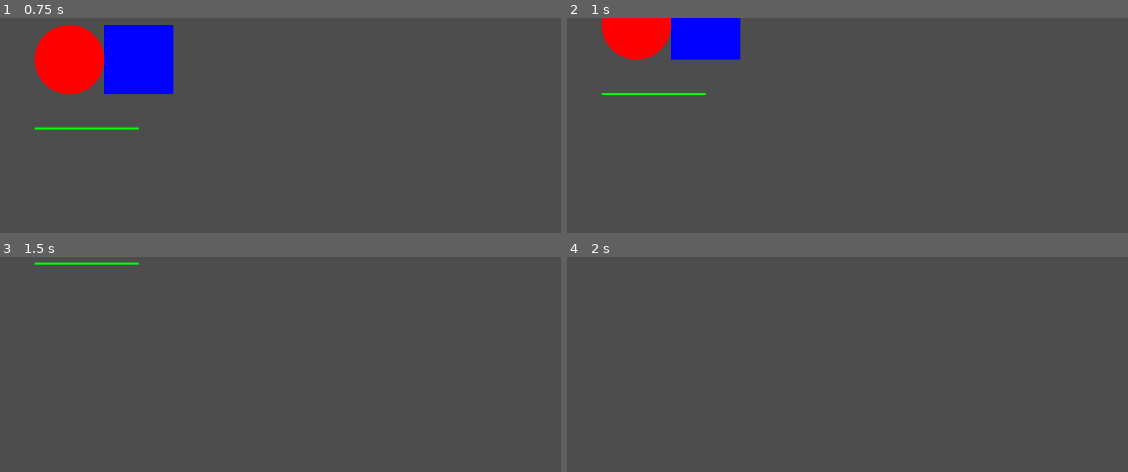
Above: before the commit, frames 1-4 (two rows, left to right).
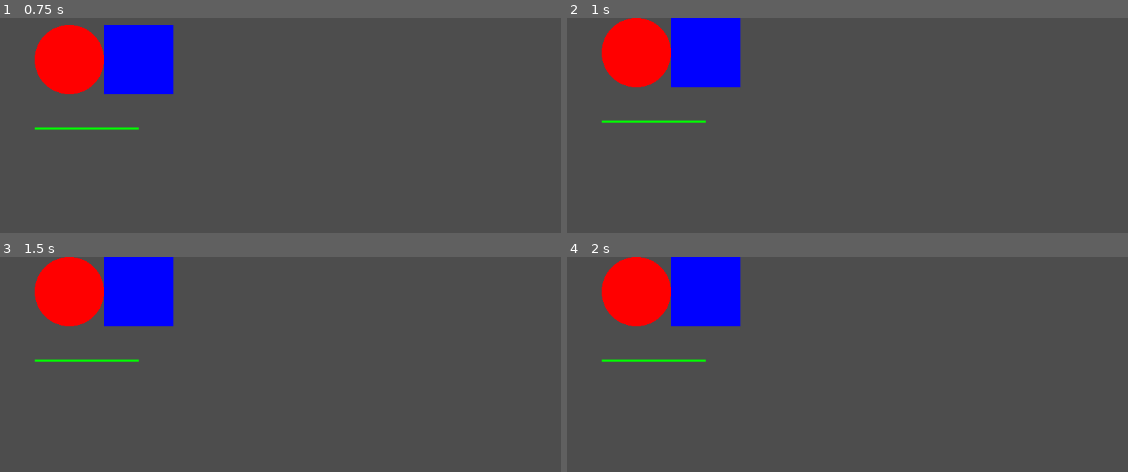
Above: after the commit, the same moments.

Repository: hellobroman/firstGojotProject
Game: Godot game, scene res://node_2d.tscn
The game is run twice, just before and just after one commit, with the same random seed, the same clock (stepped at 60 frames per second) and the same inputs.
Inputs:
- Up to frame 1 (0.75 s): tap Enter at 0.5 s; hold Up (ui_up) from 0.53 s (still down)
- Up to frame 2 (1 s): keep holding Up (ui_up)
- Up to frame 3 (1.5 s): keep holding Up (ui_up)
- Up to frame 4 (2 s): keep holding Up (ui_up)

Frame 1 is identical in both runs. In frame 2, 4.1% of the frame differs, in the area x 6-32%, y 0-49%; in frame 3, 7.6%; in frame 4, 7.5%.

Commit message:
add bounds

Diff:
--- a/node_2d.gd
+++ b/node_2d.gd
@@ -1,20 +1,19 @@
-extends Node2D
-var delta = 1
+extends CharacterBody2D
+var bounds = Rect2(-50, -50, 950, 495)  # x, y, width, height (screen or level area)
 const SPEED = 200
 func _draw():
 	draw_circle(Vector2(100, 100), 50, Color.RED)
 	draw_rect(Rect2(150, 50, 100, 100), Color.BLUE)
 	draw_line(Vector2(50, 200), Vector2(200, 200), Color.GREEN, 3)
-func _process(delta):
-	var direction = Vector2.ZERO
+func _physics_process(delta):
+	var input_vector = Vector2(
+		Input.get_action_strength("ui_right") - Input.get_action_strength("ui_left"),
+		Input.get_action_strength("ui_down") - Input.get_action_strength("ui_up")
+	).normalized()
 
-	if Input.is_action_pressed("ui_up"):
-		direction.y -= 1
-	if Input.is_action_pressed("ui_down"):
-		direction.y += 1
-	if Input.is_action_pressed("ui_left"):
-		direction.x -= 1
-	if Input.is_action_pressed("ui_right"):
-		direction.x += 1
-	direction = direction.normalized()
-	position += direction * SPEED * delta
+	velocity = input_vector * SPEED
+	move_and_slide()
+
+	# After movement, clamp position
+	position.x = clamp(position.x, bounds.position.x, bounds.position.x + bounds.size.x)
+	position.y = clamp(position.y, bounds.position.y, bounds.position.y + bounds.size.y)
--- a/node_2d.tscn
+++ b/node_2d.tscn
@@ -9,3 +9,5 @@
 
 [node name="CollisionShape2D" type="CollisionShape2D" parent="."]
 shape = SubResource("CapsuleShape2D_wtcfe")
+
+[node name="Sprite2D" type="Sprite2D" parent="."]
--- a/project.godot
+++ b/project.godot
@@ -14,3 +14,38 @@
 run/main_scene="res://node_2d.tscn"
 config/features=PackedStringArray("4.4", "Forward Plus")
 config/icon="res://icon.svg"
+
+[input]
+
+ui_left={
+"deadzone": 0.5,
+"events": [Object(InputEventKey,"resource_local_to_scene":false,"resource_name":"","device":0,"window_id":0,"alt_pressed":false,"shift_pressed":false,"ctrl_pressed":false,"meta_pressed":false,"pressed":false,"keycode":4194319,"physical_keycode":0,"key_label":0,"unicode":0,"location":0,"echo":false,"script":null)
+, Object(InputEventJoypadButton,"resource_local_to_scene":false,"resource_name":"","device":0,"button_index":13,"pressure":0.0,"pressed":false,"script":null)
+, Object(InputEventJoypadMotion,"resource_local_to_scene":false,"resource_name":"","device":0,"axis":0,"axis_value":-1.0,"script":null)
+, null, Object(InputEventKey,"resource_local_to_scene":false,"resource_name":"","device":-1,"window_id":0,"alt_pressed":false,"shift_pressed":false,"ctrl_pressed":false,"meta_pressed":false,"pressed":false,"keycode":0,"physical_keycode":65,"key_label":0,"unicode":97,"location":0,"echo":false,"script":null)
+]
+}
+ui_right={
+"deadzone": 0.5,
+"events": [Object(InputEventKey,"resource_local_to_scene":false,"resource_name":"","device":0,"window_id":0,"alt_pressed":false,"shift_pressed":false,"ctrl_pressed":false,"meta_pressed":false,"pressed":false,"keycode":4194321,"physical_keycode":0,"key_label":0,"unicode":0,"location":0,"echo":false,"script":null)
+, Object(InputEventJoypadButton,"resource_local_to_scene":false,"resource_name":"","device":0,"button_index":14,"pressure":0.0,"pressed":false,"script":null)
+, Object(InputEventJoypadMotion,"resource_local_to_scene":false,"resource_name":"","device":0,"axis":0,"axis_value":1.0,"script":null)
+, Object(InputEventKey,"resource_local_to_scene":false,"resource_name":"","device":0,"window_id":0,"alt_pressed":false,"shift_pressed":false,"ctrl_pressed":false,"meta_pressed":false,"pressed":false,"keycode":0,"physical_keycode":68,"key_label":0,"unicode":0,"location":0,"echo":false,"script":null)
+]
+}
+ui_up={
+"deadzone": 0.5,
+"events": [Object(InputEventKey,"resource_local_to_scene":false,"resource_name":"","device":0,"window_id":0,"alt_pressed":false,"shift_pressed":false,"ctrl_pressed":false,"meta_pressed":false,"pressed":false,"keycode":4194320,"physical_keycode":0,"key_label":0,"unicode":0,"location":0,"echo":false,"script":null)
+, Object(InputEventJoypadButton,"resource_local_to_scene":false,"resource_name":"","device":0,"button_index":11,"pressure":0.0,"pressed":false,"script":null)
+, Object(InputEventJoypadMotion,"resource_local_to_scene":false,"resource_name":"","device":0,"axis":1,"axis_value":-1.0,"script":null)
+, Object(InputEventKey,"resource_local_to_scene":false,"resource_name":"","device":0,"window_id":0,"alt_pressed":false,"shift_pressed":false,"ctrl_pressed":false,"meta_pressed":false,"pressed":false,"keycode":0,"physical_keycode":87,"key_label":0,"unicode":0,"location":0,"echo":false,"script":null)
+]
+}
+ui_down={
+"deadzone": 0.5,
+"events": [Object(InputEventKey,"resource_local_to_scene":false,"resource_name":"","device":0,"window_id":0,"alt_pressed":false,"shift_pressed":false,"ctrl_pressed":false,"meta_pressed":false,"pressed":false,"keycode":4194322,"physical_keycode":0,"key_label":0,"unicode":0,"location":0,"echo":false,"script":null)
+, Object(InputEventJoypadButton,"resource_local_to_scene":false,"resource_name":"","device":0,"button_index":12,"pressure":0.0,"pressed":false,"script":null)
+, Object(InputEventJoypadMotion,"resource_local_to_scene":false,"resource_name":"","device":0,"axis":1,"axis_value":1.0,"script":null)
+, Object(InputEventKey,"resource_local_to_scene":false,"resource_name":"","device":0,"window_id":0,"alt_pressed":false,"shift_pressed":false,"ctrl_pressed":false,"meta_pressed":false,"pressed":false,"keycode":0,"physical_keycode":83,"key_label":0,"unicode":0,"location":0,"echo":false,"script":null)
+]
+}
